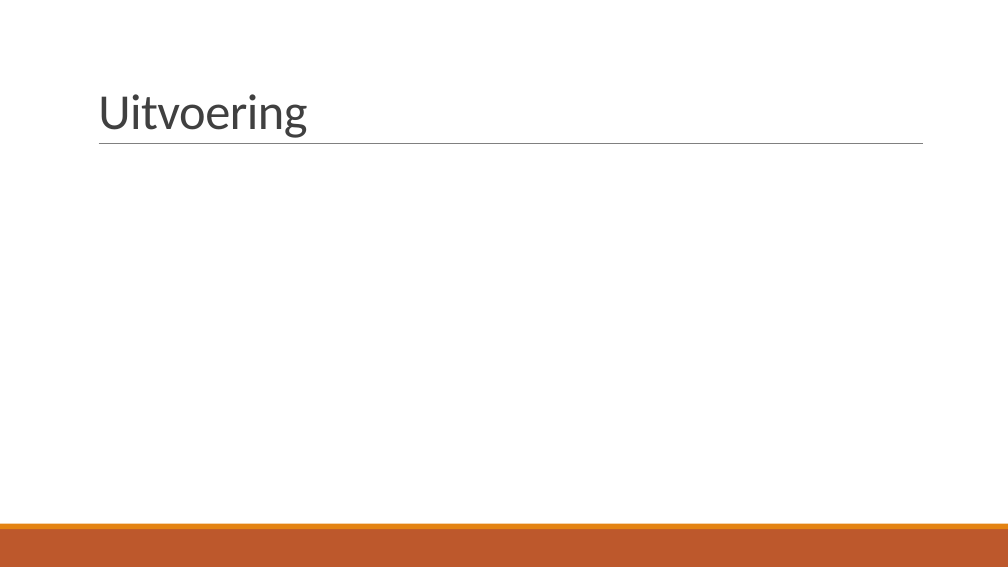
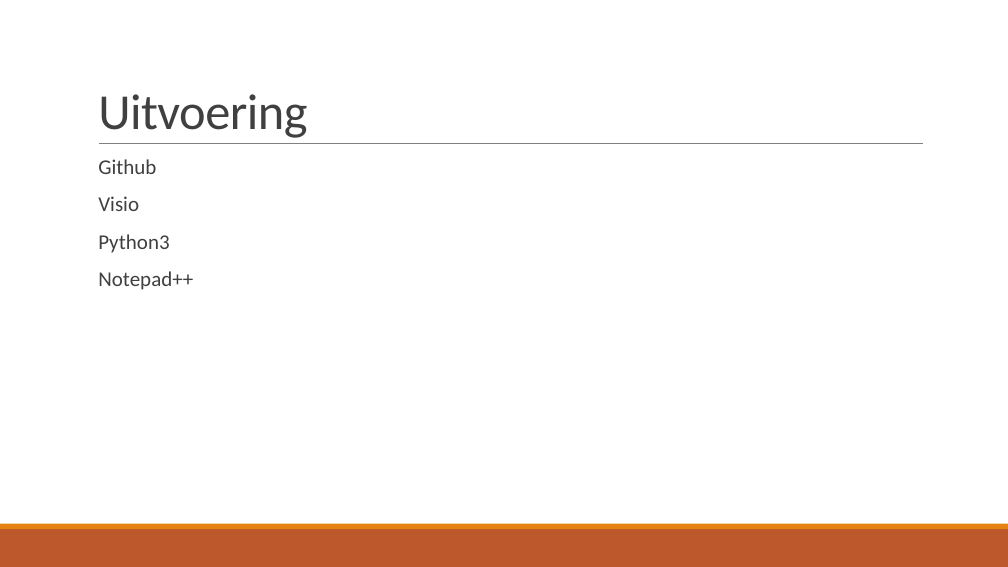
Before and after one commit to JouriTas/Projectwerk-IT-project, a slide deck: slide 9 of Scrum Artifacts/Sprint5/IT-Projectwerk 2022.pptx. Drawn at 1008x567 pixels with LibreOffice and Linux fonts; fonts in the diff are those of the drawing. Boxes give left, top, right and bottom in pixels: in the first picture for what was removed or moved away, otherwise in the second. Text is boxed around its words. In the diff, an @@ line names an element or a change of style, - is before the commit and + after.

Commit message:
Uitvoering - demo - besluit

```diff
--- a/Scrum Artifacts/Sprint5/IT-Projectwerk 2022.pptx
+++ b/Scrum Artifacts/Sprint5/IT-Projectwerk 2022.pptx
@@ text added at (x1=98, y1=159, x2=193, y2=290), 20 pt, text #404040 @@
+  Github
+  Visio
+  Python3
+  Notepad++
```
Also in this commit, not shown: 2 other slides changed, 1 other file.
